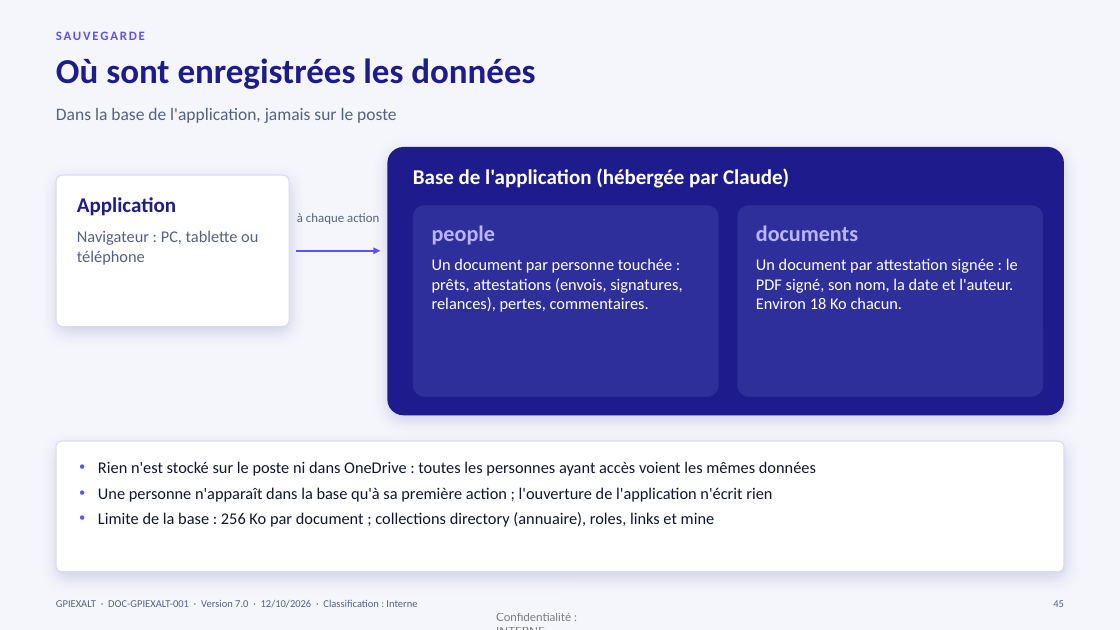
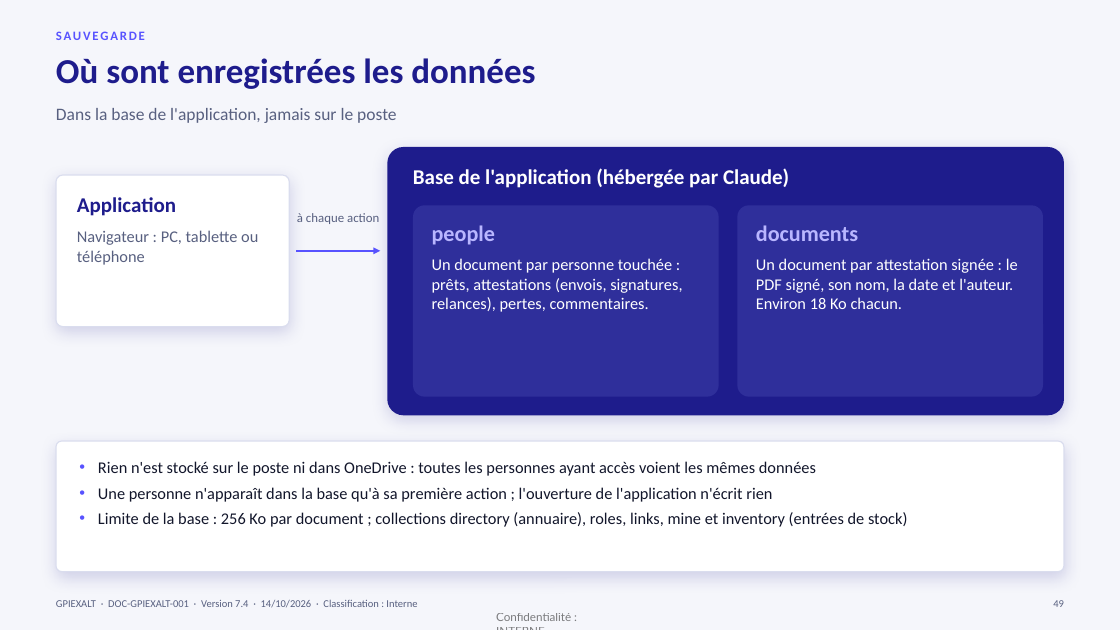
Before and after one commit to tesfamariam-exalt/myfirst-test, a slide deck: slide 49 of documentation/GPIEXALT_Documentation.pptx (slide 45 before the commit). Drawn at 1120x630 pixels with LibreOffice and Linux fonts; fonts in the diff are those of the drawing. Boxes give left, top, right and bottom in pixels: in the first picture for what was removed or moved away, otherwise in the second. Text is boxed around its words. In the diff, an @@ line names an element or a change of style, - is before the commit and + after.

```diff
--- a/documentation/GPIEXALT_Documentation.pptx
+++ b/documentation/GPIEXALT_Documentation.pptx
@@ text at <box>98,512,907,527</box>: text changed @@
-• Limite de la base : 256 Ko par document ; collections directory (annuaire), roles, links et mine
+• Limite de la base : 256 Ko par document ; collections directory (annuaire), roles, links, mine et inventory (entrées de stock)
@@ text at <box>56,600,417,608</box>: text changed @@
-GPIEXALT · DOC-GPIEXALT-001 · Version 7.0 · 12/10/2026 · Classification : Interne
+GPIEXALT · DOC-GPIEXALT-001 · Version 7.4 · 14/10/2026 · Classification : Interne
```
Also in this commit, not shown: 52 other slides changed, 4 slides added, 53 other files.
